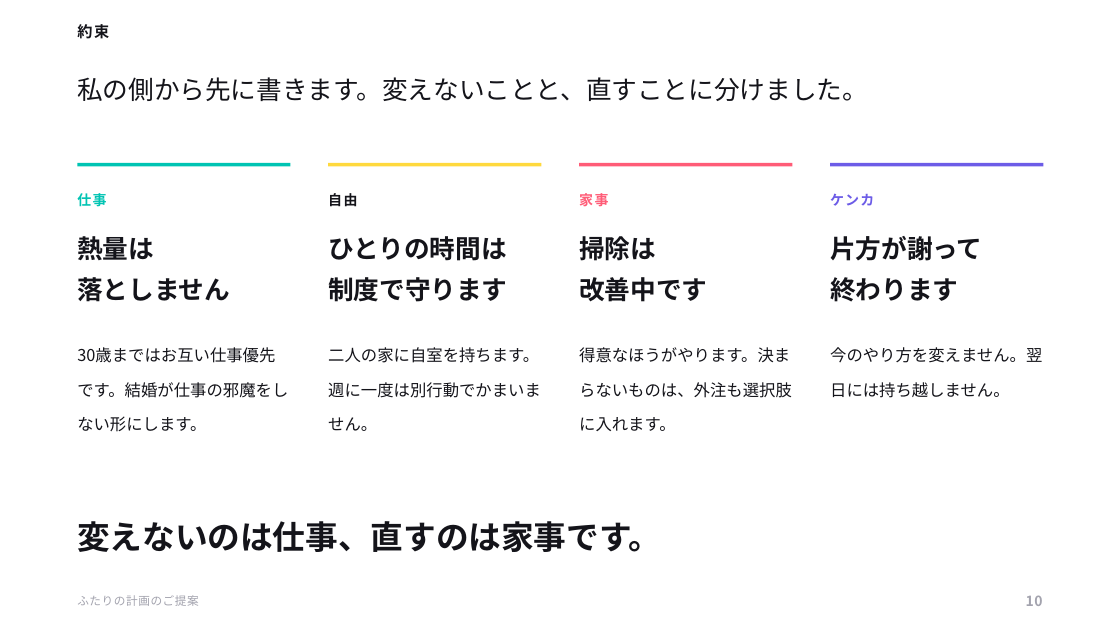
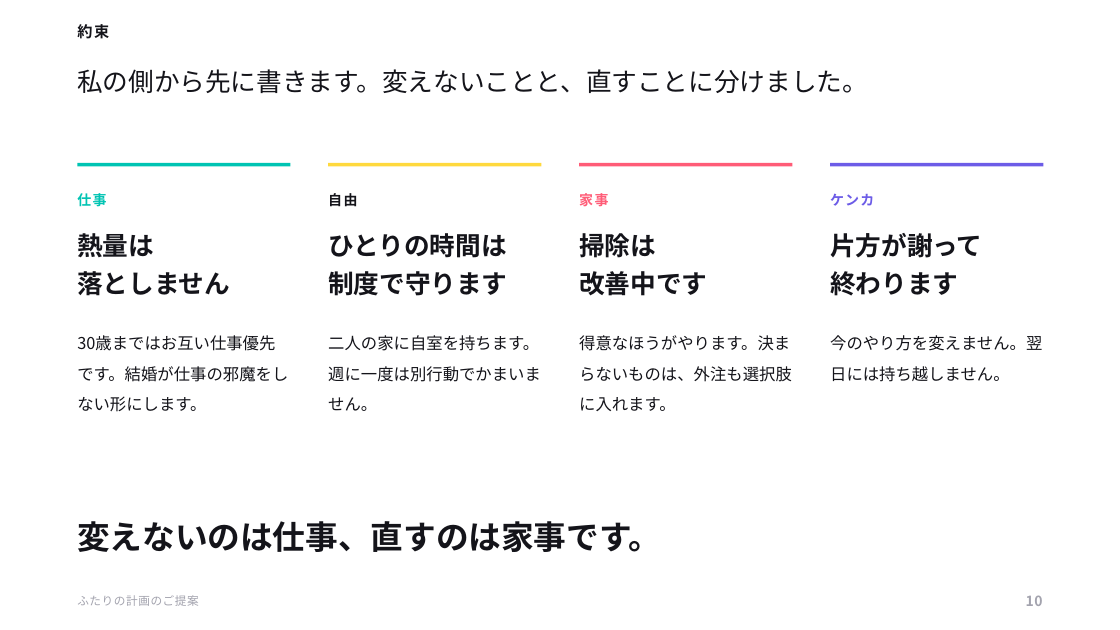
Before and after one commit to ayaka1933-glitch/portfolio, a slide deck: slide 10 of proposal/ふたりの計画のご提案.pptx. Drawn at 1120x630 pixels with LibreOffice and Linux fonts; fonts in the diff are those of the drawing. Boxes give left, top, right and bottom in pixels: in the first picture for what was removed or moved away, otherwise in the second. Text is boxed around its words. In the diff, an @@ line names an element or a change of style, - is before the commit and + after.

```diff
--- a/proposal/ふたりの計画のご提案.pptx
+++ b/proposal/ふたりの計画のご提案.pptx
@@ text "私の側から先に書きます。変えないことと、直すことに分けました。" at box(77, 69, 868, 93): line spacing 1.65 to 1.4 @@
@@ line spacing 1.35 to 1.25 in 4 elements at box(77, 233, 230, 296), box(328, 233, 507, 296), box(579, 233, 707, 296), box(830, 233, 982, 296) @@
@@ text "30歳まではお互い仕事優先です。結婚が仕事の邪魔をしない形にします。": place and size @@
-text "30歳まではお互い仕事優先です。結婚が仕事の邪魔をしない形にします。" at box(77, 382, 288, 432)
+text "30歳まではお互い仕事優先です。結婚が仕事の邪魔をしない形にします。" at box(77, 366, 288, 412)
@@ text "二人の家に自室を持ちます。週に一度は別行動でかまいません。": place and size @@
-text "二人の家に自室を持ちます。週に一度は別行動でかまいません。" at box(328, 347, 541, 431)
+text "二人の家に自室を持ちます。週に一度は別行動でかまいません。" at box(328, 335, 541, 411)
@@ text "得意なほうがやります。決まらないものは、外注も選択肢に入れます。": place and size @@
-text "得意なほうがやります。決まらないものは、外注も選択肢に入れます。" at box(579, 347, 792, 431)
+text "得意なほうがやります。決まらないものは、外注も選択肢に入れます。" at box(579, 335, 792, 411)
@@ line spacing 1.75 to 1.55 in 4 elements at box(77, 366, 288, 412), box(328, 335, 541, 411), box(579, 335, 792, 411), box(830, 335, 1042, 382) @@
@@ text "今のやり方を変えません。翌日には持ち越しません。": place and size @@
-text "今のやり方を変えません。翌日には持ち越しません。" at box(830, 347, 1042, 398)
+text "今のやり方を変えません。翌日には持ち越しません。" at box(830, 335, 1042, 382)
```
Also in this commit, not shown: 9 other slides changed, 4 other files.
